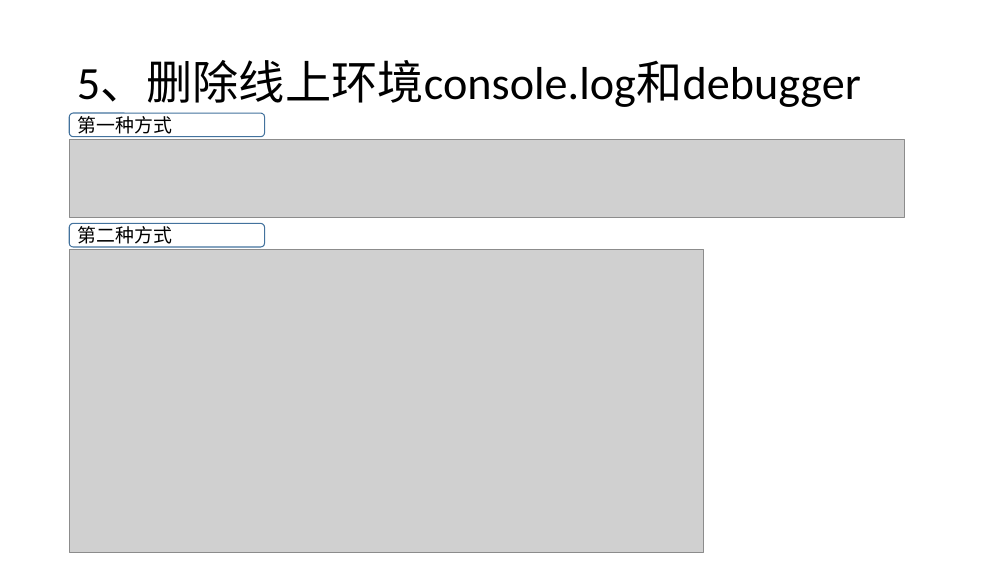
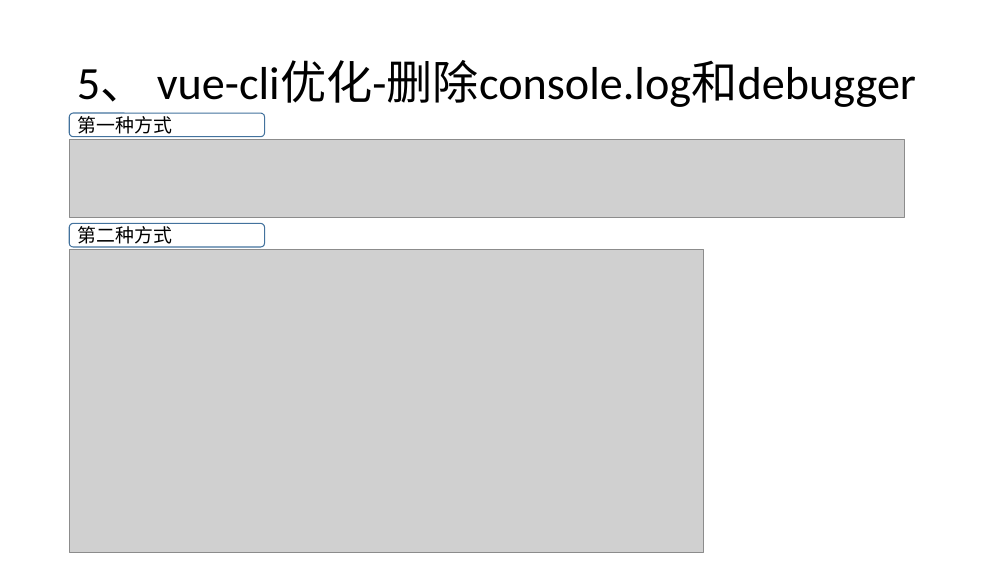
Before and after one commit to liwenxin-jam/vuecli3-starter, a slide deck: slide 19 of doc/vue.pptx (slide 18 before the commit). Drawn at 1008x567 pixels with LibreOffice and Linux fonts; fonts in the diff are those of the drawing; grey boxes stand for pictures. Boxes give left, top, right and bottom in pixels: in the first picture for what was removed or moved away, otherwise in the second. Text is boxed around its words. In the diff, an @@ line names an element or a change of style, - is before the commit and + after.

```diff
--- a/doc/vue.pptx
+++ b/doc/vue.pptx
@@ title at (x1=77, y1=61, x2=916, y2=107): text changed @@
-5、删除线上环境console.log和debugger
+5、 vue-cli优化-删除console.log和debugger
```
Also in this commit, not shown: 16 other slides changed, 2 slides added, 1 slide removed, 1 other file.
